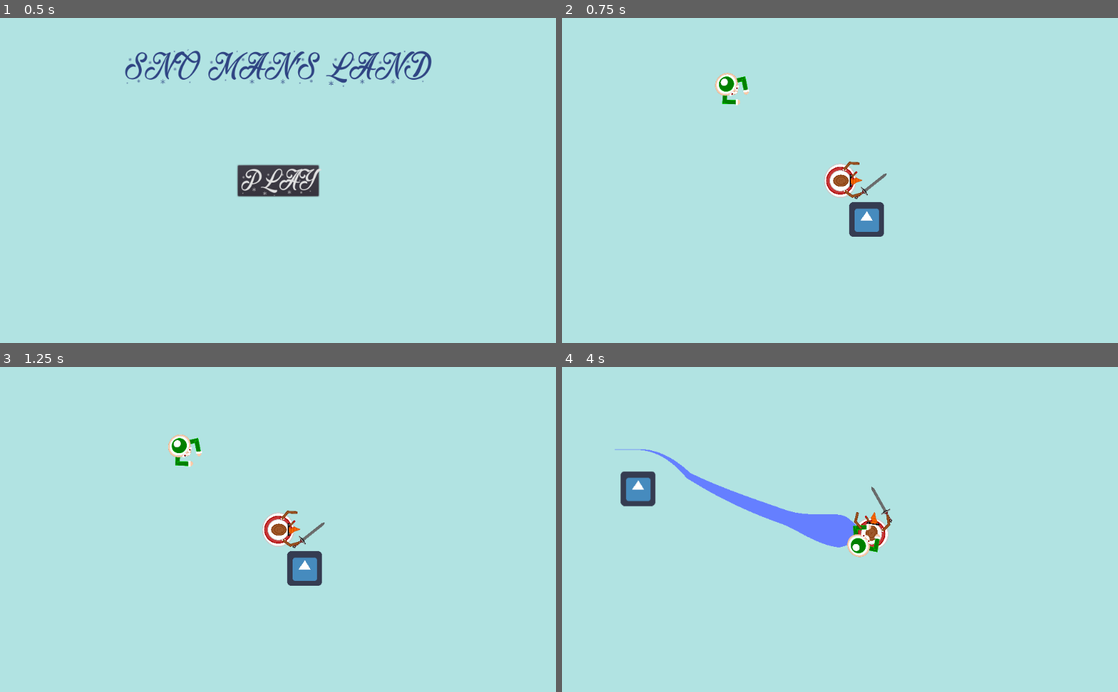
Above: before the commit, frames 1-4 (two rows, left to right).
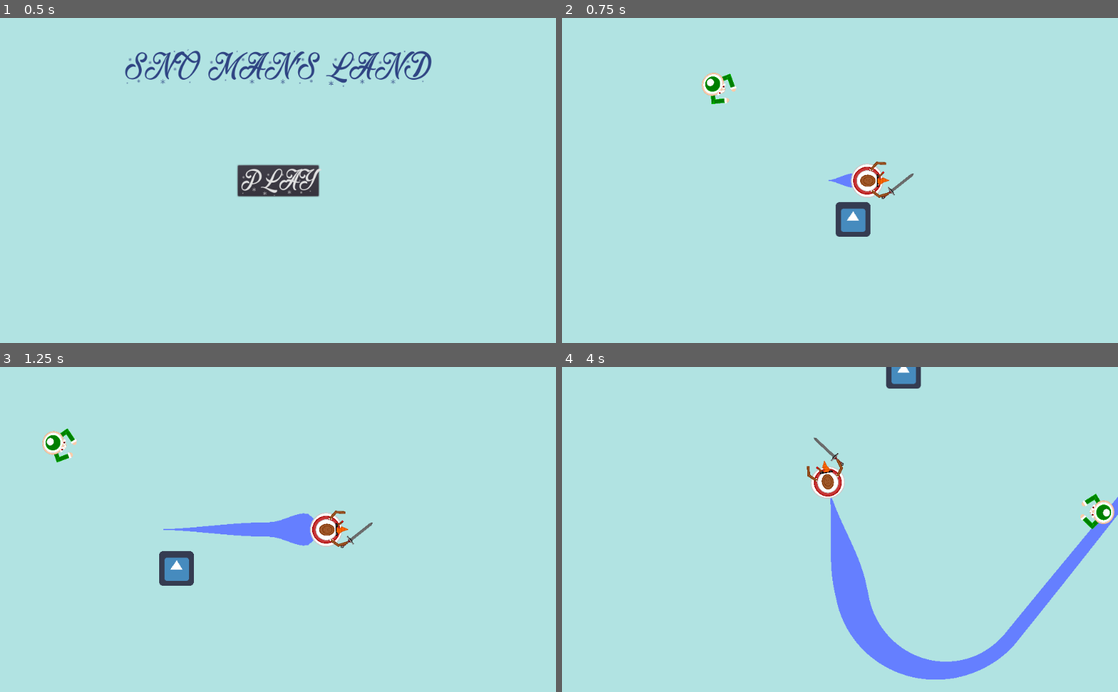
Above: after the commit, the same moments.

Repository: samithShetty/Fall-22-49er-Game-Jam
Game: Godot game, scene res://title.tscn
Same seed, same stepped clock (60 frames per second), same inputs: the game is played once before the commit and once after it. The engine's default icon, where the game draws it, is replaced by a stand-in: a white triangle on a blue panel in a dark square.
Inputs:
- Up to frame 1 (0.5 s): no input
- Up to frame 2 (0.75 s): click "PLAY" at 0.5 s
- Up to frame 3 (1.25 s): no input
- Up to frame 4 (4 s): hold D (right) 1.28-2.03 s; hold S (down) 2.03-2.78 s; hold D (right) 2.78-3.53 s; hold W (up) from 3.53 s (still down)

Frame 1 is identical in both runs. In frame 2, 2.3% of the frame differs, in the area x 25-64%, y 16-68%; in frame 3, 3.9%; in frame 4, 8.9%, in the area x 9-100%, y 0-97%.

Commit message:
Added drifty movement

Diff:
--- a/Snowman.gd
+++ b/Snowman.gd
@@ -1,19 +1,29 @@
 extends RigidBody2D
 
+export var turn_speed = 0.05
 export var speed = 500
+export var max_speed = 500
 export var acceleration = 3.0
-var lookDir = Vector2(0,1)
+export var drift_speed =  0.05
+
+var lookDir = Vector2(1,0)
+var moveAngle = 0
 
 
 func _physics_process(delta):
-	linear_velocity = Vector2(clamp(linear_velocity.x,-speed,speed),clamp(linear_velocity.y,-speed,speed))
+
 	var x = Input.get_action_strength("right") - Input.get_action_strength("left")
 	var y = Input.get_action_strength("up") - Input.get_action_strength("down")
-	apply_impulse(Vector2(0,0), Vector2(acceleration*x,acceleration*-y))
 
-	if x != 0 or y != 0:
-		lookDir = lerp(lookDir, Vector2(x,-y), .07)
-		look_at(lookDir + position)
+	if x: # Extra turn render rotation
+		moveAngle += sign(x) * turn_speed
+		lookDir = lookDir.slerp(Vector2(1,0).rotated(moveAngle + sign(x)*PI/2),0.1)
+	else: # Normal Smooth render rotation
+		lookDir = lookDir.slerp(Vector2(1,0).rotated(moveAngle),0.1)
+
+	linear_velocity = Vector2(speed,0).rotated(moveAngle)
+	rotation = lookDir.angle()
+
 
 	var space_state = get_world_2d().direct_space_state
 	# use global coordinates, not local to node
--- a/TestScene.tscn
+++ b/TestScene.tscn
@@ -138,7 +138,7 @@
 script = ExtResource( 1 )
 
 [node name="WaterCollider" type="Area2D" parent="Snowman"]
-collision_layer = 8
+collision_layer = 10
 collision_mask = 2
 
 [node name="CollisionShape2D" type="CollisionShape2D" parent="Snowman/WaterCollider"]
